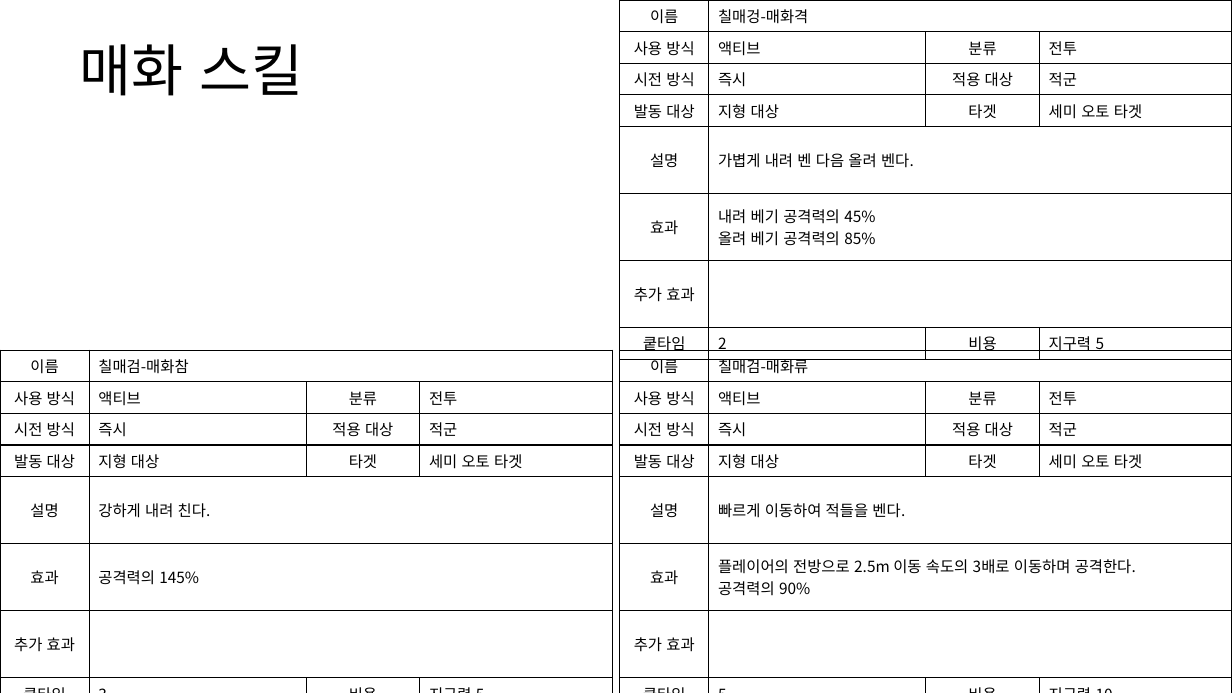
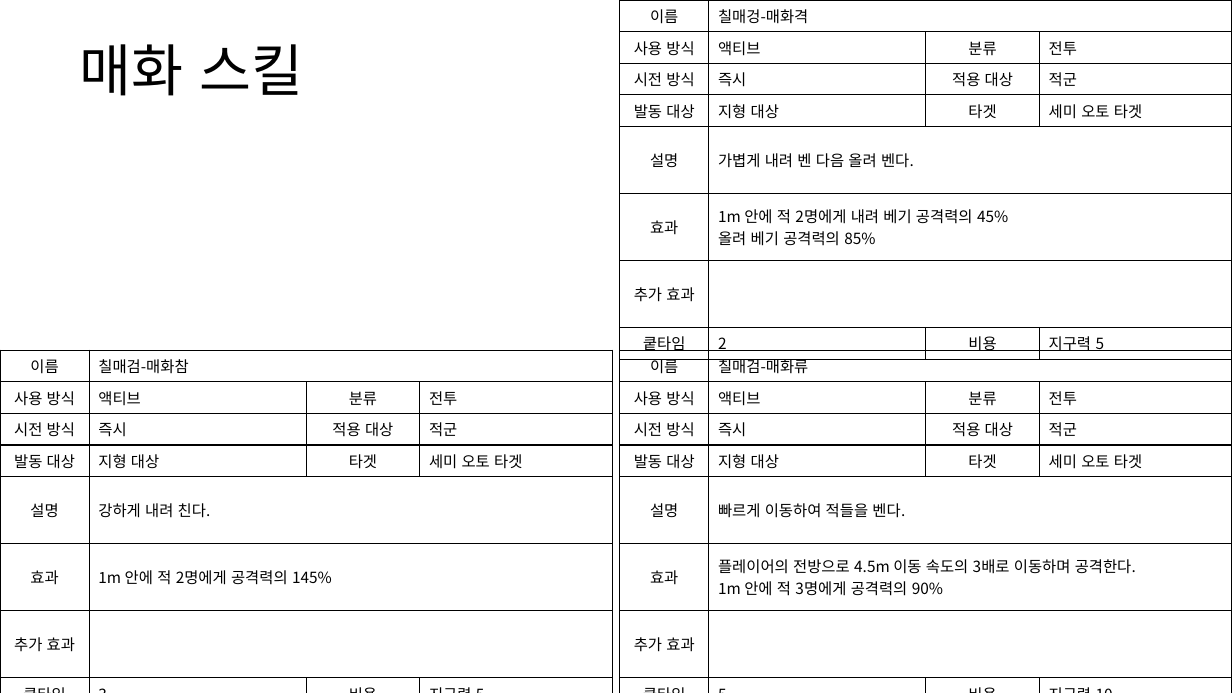
Before and after one commit to yjk0401/unityenginebasic_9th, a slide deck: slide 29 of 기획/방랑엽사전/스킬 기획서.pptx. Drawn at 1232x693 pixels with LibreOffice and Linux fonts; fonts in the diff are those of the drawing. Boxes give left, top, right and bottom in pixels: in the first picture for what was removed or moved away, otherwise in the second. Text is boxed around its words. In the diff, an @@ line names an element or a change of style, - is before the commit and + after.

```diff
--- a/기획/방랑엽사전/스킬 기획서.pptx
+++ b/기획/방랑엽사전/스킬 기획서.pptx
@@ table at <box>620,0,1232,355</box> @@
-row 6, column 2: 내려 베기 공격력의 45% / 올려 베기 공격력의 85%
+row 6, column 2: 1m 안에 적 2명에게 내려 베기 공격력의 45% / 올려 베기 공격력의 85%
@@ table at <box>0,350,613,693</box> @@
-row 6, column 2: 공격력의 145%
+row 6, column 2: 1m 안에 적 2명에게 공격력의 145%
@@ table at <box>620,350,1232,693</box> @@
-row 6, column 2: 플레이어의 전방으로 2.5m 이동 속도의 3배로 이동하며 공격한다. / 공격력의 90%
+row 6, column 2: 플레이어의 전방으로 4.5m 이동 속도의 3배로 이동하며 공격한다. / 1m 안에 적 3명에게 공격력의 90%
```
Also in this commit, not shown: 21 other slides changed, 7 other files.
